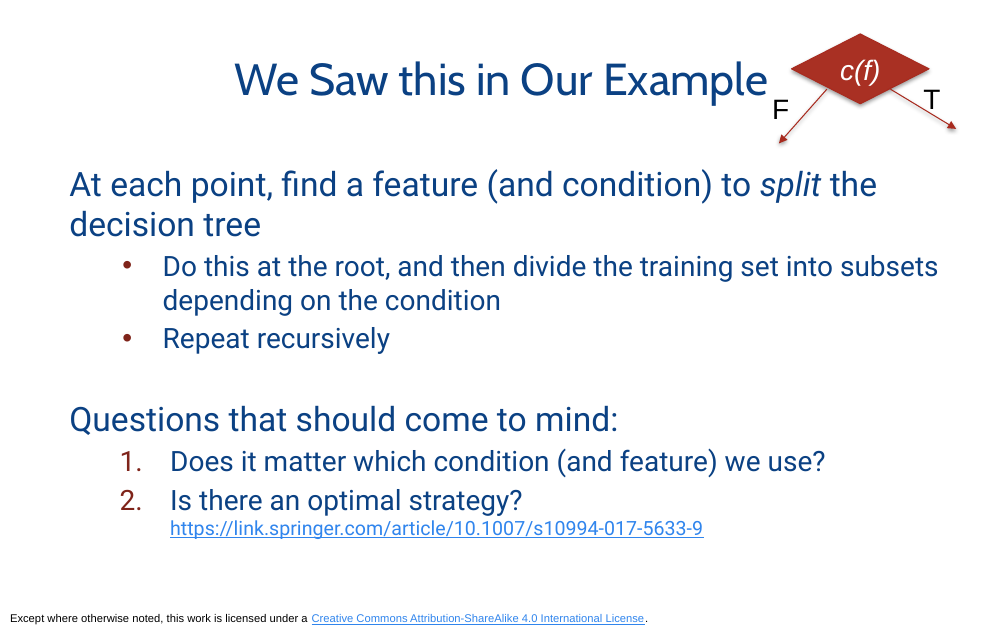
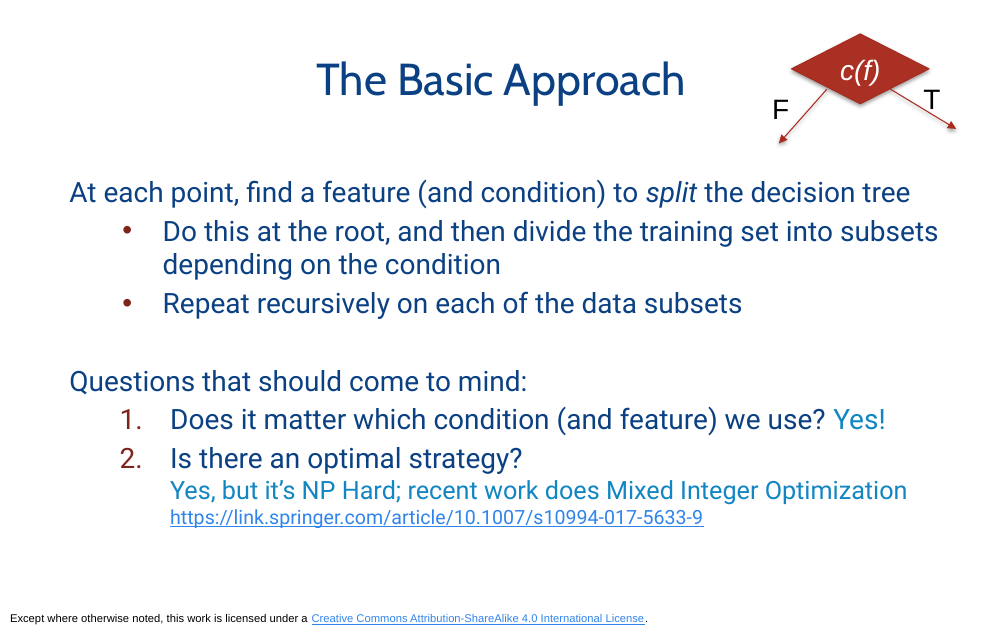
Before and after one commit to odpi/OpenDS4All, a slide deck: slide 27 of opends4all-resources/opends4all-machine-learning/SUPERVISED-ML-OVERVIEW-trees-forests-basic.pptx (slide 25 before the commit). Drawn at 1008x630 pixels with LibreOffice and Linux fonts; fonts in the diff are those of the drawing. Boxes give left, top, right and bottom in pixels: in the first picture for what was removed or moved away, otherwise in the second. Text is boxed around its words. In the diff, an @@ line names an element or a change of style, - is before the commit and + after.

```diff
--- a/opends4all-resources/opends4all-machine-learning/SUPERVISED-ML-OVERVIEW-trees-forests-basic.pptx
+++ b/opends4all-resources/opends4all-machine-learning/SUPERVISED-ML-OVERVIEW-trees-forests-basic.pptx
@@ title at (316, 61, 686, 105): text changed @@
-We Saw this in Our Example
+The Basic Approach
@@ text at (69, 179, 910, 394): size 24 to 20 pt in "At each point, find a feature (and ...", "Questions that should come to mind:" @@
@@ text at (163, 291, 743, 319): text changed @@
-  • Repeat recursively
+  • Repeat recursively on each of the data subsets
@@ text at (170, 406, 908, 528): text changed @@
-  1. Does it matter which condition (and feature) we use?
-  2. Is there an optimal strategy?
-     https://link.springer.com/article/10.1007/s10994-017-5633-9
+  1. Does it matter which condition (and feature) we use? Yes!
+  2. Is there an optimal strategy?
+     Yes, but it’s NP Hard; recent work does Mixed Integer Optimization
+     https://link.springer.com/article/10.1007/s10994-017-5633-9
```
Also in this commit, not shown: 12 other slides changed, 4 slides added, 6 slides removed, 3 other files.
